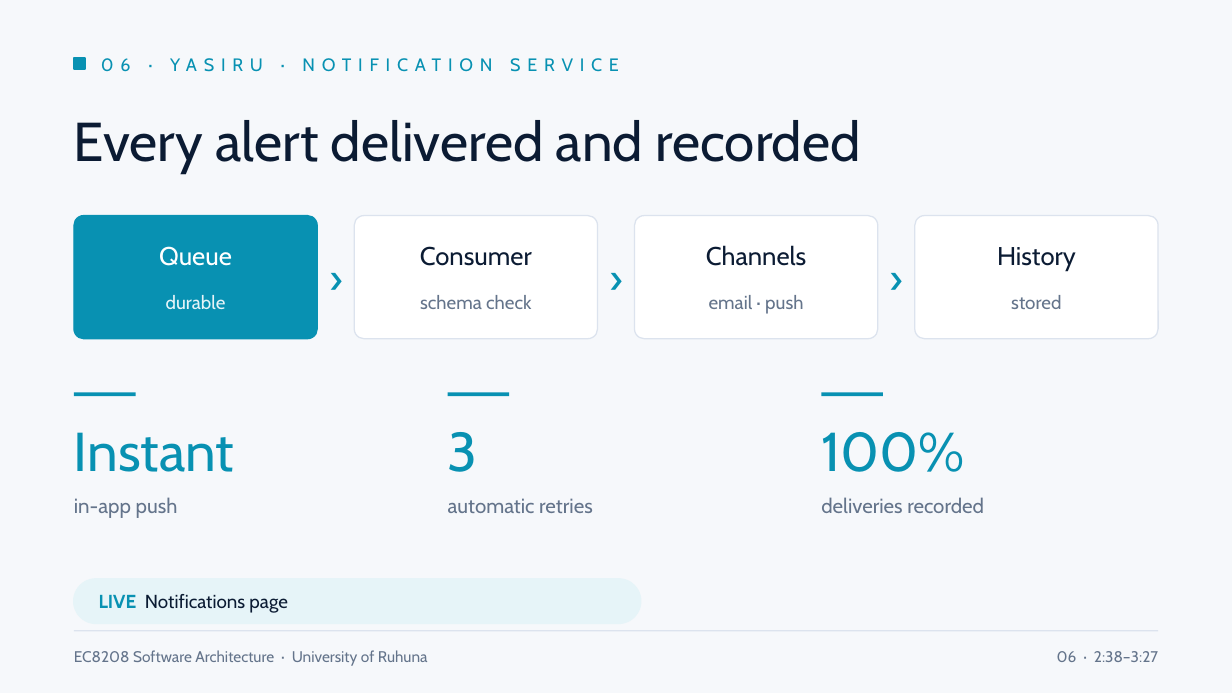
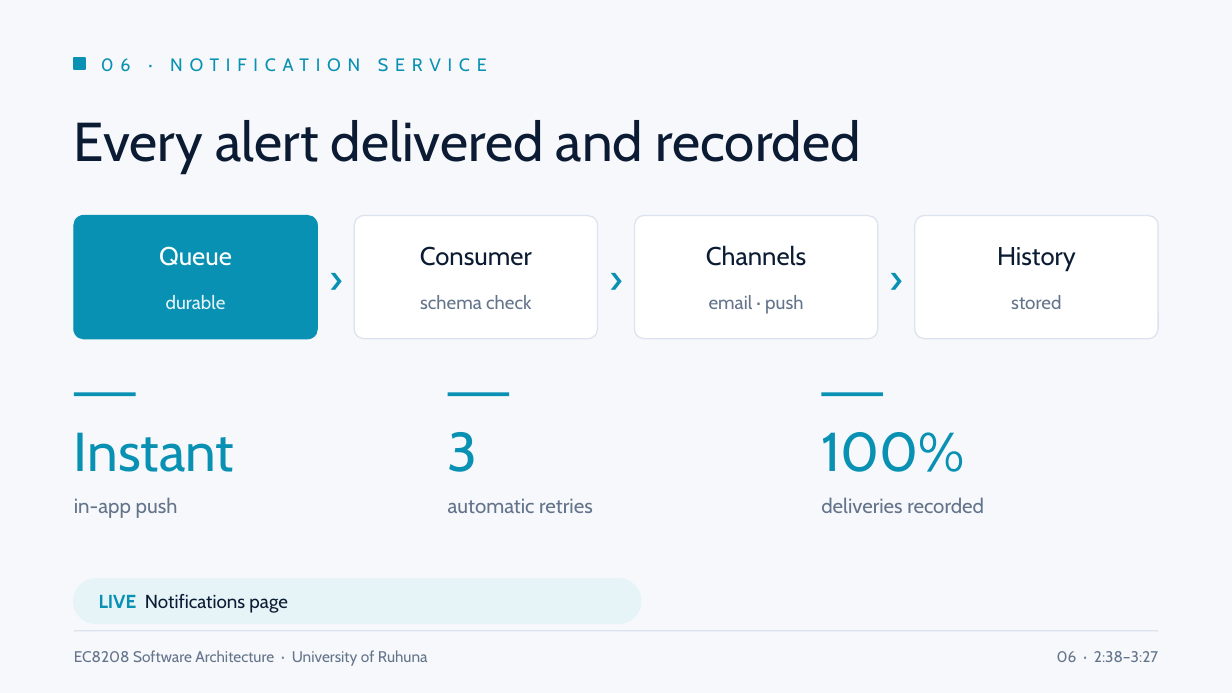
Before and after one commit to CharithManaujayaMUTEC/REOAGMS, a slide deck: slide 6 of deliverables/REOAGMS-Team-Presentation.pptx. Drawn at 1232x693 pixels with LibreOffice and Linux fonts; fonts in the diff are those of the drawing. Boxes give left, top, right and bottom in pixels: in the first picture for what was removed or moved away, otherwise in the second. Text is boxed around its words. In the diff, an @@ line names an element or a change of style, - is before the commit and + after.

```diff
--- a/deliverables/REOAGMS-Team-Presentation.pptx
+++ b/deliverables/REOAGMS-Team-Presentation.pptx
@@ text at [101,58,487,72]: text changed @@
-06 · YASIRU · NOTIFICATION SERVICE
+06 · NOTIFICATION SERVICE
```
Also in this commit, not shown: 7 other slides changed, 1 other file.
